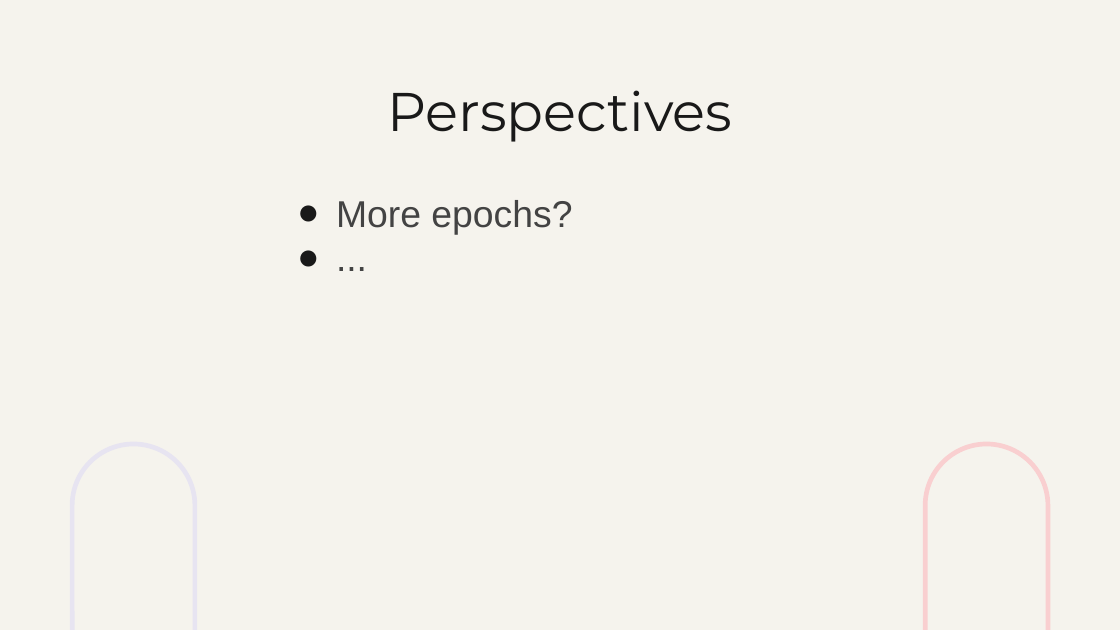
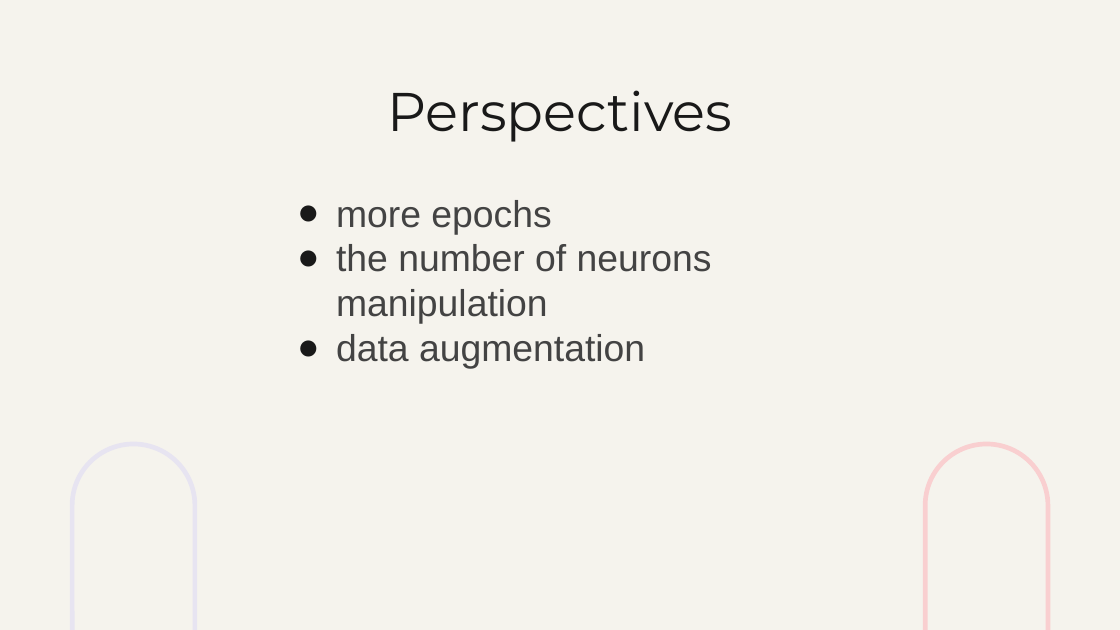
Before and after one commit to tymsoncyferki/Anomaly-Detection, a slide deck: slide 42 of final_presentation_anomaly_detection_new.pptx. Drawn at 1120x630 pixels with LibreOffice and Linux fonts; fonts in the diff are those of the drawing. Boxes give left, top, right and bottom in pixels: in the first picture for what was removed or moved away, otherwise in the second. Text is boxed around its words. In the diff, an @@ line names an element or a change of style, - is before the commit and + after.

Commit message:
update perspectives

```diff
--- a/final_presentation_anomaly_detection_new.pptx
+++ b/final_presentation_anomaly_detection_new.pptx
@@ text at <box>336,200,712,369</box>: text changed @@
-● More epochs?
-● ...
+● more epochs
+● the number of neurons manipulation
+● data augmentation
```
